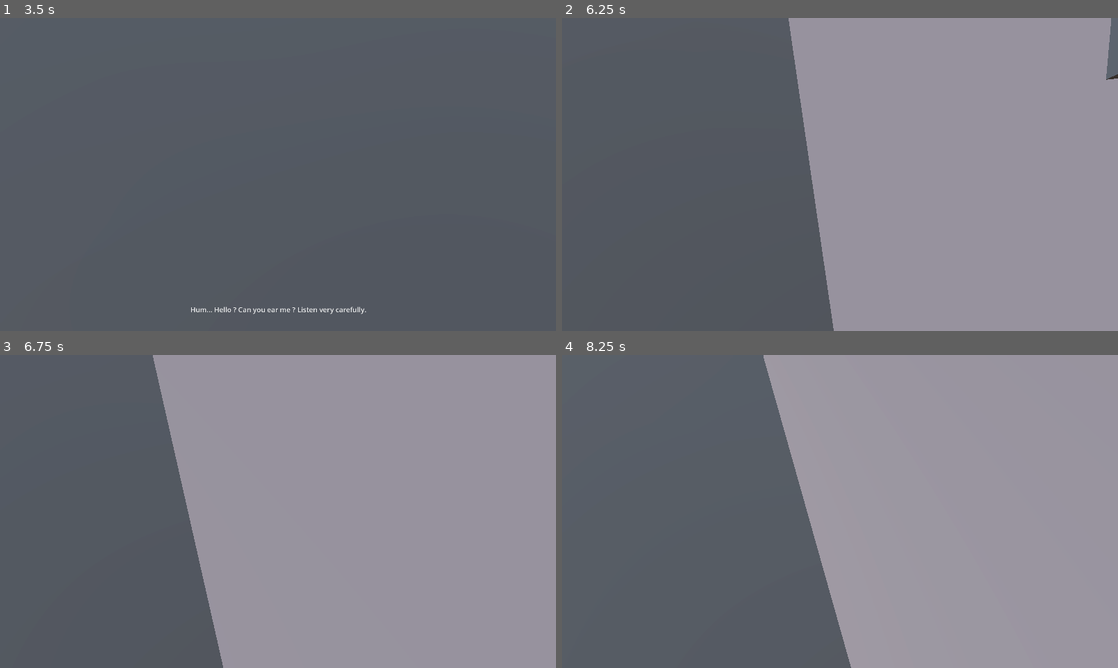
Above: before the commit, frames 1-4 (two rows, left to right).
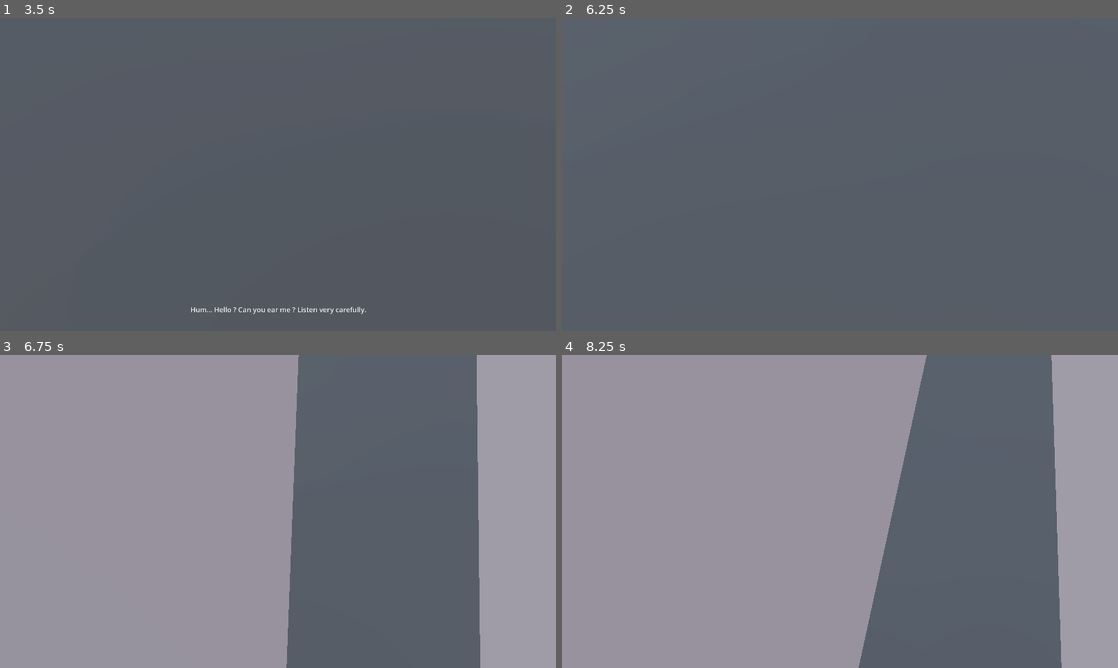
Above: after the commit, the same moments.

Repository: Matteo-Grellier/Dont-go-through-that-door
Game: Godot game, scene res://Scenes/Menus/main_menu.tscn
Two runs of this game, one before a commit and one after it. Both use one fixed random seed, a clock stepped at 60 frames per second and the inputs below. Before the commit the project has no main scene; this scene is started directly in both runs. Sound files missing from this copy of the repository are replaced by a short silence.
Inputs (mouse positions are in pixels of both pictures, inside the frame that each line leads up to):
- Up to frame 1 (3.5 s): click "OPTIONS" at 0.5 s; click "⬅ GO BACK" at 1.25 s; click "START GAME" at 2 s; click "START GAME" at 2.75 s
- Up to frame 2 (6.25 s): tap Enter (ui_accept) at 3.5, 3.77, 4.25, 4.52, 5.75, 6.02 s; move the mouse to (962, 158) at 3.52 s; hold D (right) 3.53-4.28 s; click (962, 158) at 3.6 s; move the mouse to (812, 174) at 4.27 s; hold W (forward) from 4.28 s (still down); click (812, 174) at 4.35 s; move the mouse to (851, 168) at 5.02 s; click (851, 168) at 5.1 s; move the mouse to (834, 180) at 5.77 s; click (834, 180) at 5.85 s
- Up to frame 3 (6.75 s): keep holding W (forward); move the mouse to (316, 514) at 6.52 s; click (316, 514) at 6.6 s
- Up to frame 4 (8.25 s): tap Enter (ui_accept) at 6.77, 8 s; tap Escape (ui_cancel) at 7.15 s; release W (forward) at 7.25 s; click (840, 489) at 7.25 s, where only the run after the commit has a clickable "RESUME"; move the mouse to (795, 508) at 8.02 s; hold W (forward) from 8.03 s (still down); click (795, 508) at 8.1 s

Frame 1 is identical in both runs. In frame 2, 55% of the frame differs, in the area x 40-100%, y 0-100%; in frame 3, 67%; in frame 4, 74%, in the area x 0-90%, y 0-100%.

Commit message:
:lipstick: Add pause menu

Diff:
--- a/Scenes/Menus/main_menu.tscn
+++ b/Scenes/Menus/main_menu.tscn
@@ -386,7 +386,7 @@
 mesh = SubResource("ArrayMesh_3naid")
 skeleton = NodePath("")
 
-[node name="CanvasLayer" type="Control" parent="."]
+[node name="Control" type="Control" parent="."]
 layout_mode = 3
 anchors_preset = 15
 anchor_right = 1.0
@@ -395,7 +395,7 @@
 grow_vertical = 2
 theme = ExtResource("1_a268r")
 
-[node name="MainMenuContent" type="VBoxContainer" parent="CanvasLayer"]
+[node name="MainMenuContent" type="VBoxContainer" parent="Control"]
 layout_mode = 1
 offset_left = 250.0
 offset_top = 150.0
@@ -403,35 +403,35 @@
 offset_bottom = 671.0
 theme_override_constants/separation = 150
 
-[node name="TextureRect" type="TextureRect" parent="CanvasLayer/MainMenuContent"]
+[node name="TextureRect" type="TextureRect" parent="Control/MainMenuContent"]
 texture_filter = 1
 layout_mode = 2
 texture = ExtResource("5_xhtsu")
 
-[node name="Options" parent="CanvasLayer/MainMenuContent" instance=ExtResource("8_a4i26")]
+[node name="Options" parent="Control/MainMenuContent" instance=ExtResource("8_a4i26")]
 visible = false
 layout_mode = 2
 
-[node name="MenuButtons" type="VBoxContainer" parent="CanvasLayer/MainMenuContent"]
+[node name="MenuButtons" type="VBoxContainer" parent="Control/MainMenuContent"]
 layout_mode = 2
 alignment = 1
 
-[node name="StartGameButton" type="Button" parent="CanvasLayer/MainMenuContent/MenuButtons"]
+[node name="StartGameButton" type="Button" parent="Control/MainMenuContent/MenuButtons"]
 layout_mode = 2
 text = "START GAME"
 flat = true
 
-[node name="OptionsButton" type="Button" parent="CanvasLayer/MainMenuContent/MenuButtons"]
+[node name="OptionsButton" type="Button" parent="Control/MainMenuContent/MenuButtons"]
 layout_mode = 2
 text = "OPTIONS"
 flat = true
 
-[node name="QuitButton" type="Button" parent="CanvasLayer/MainMenuContent/MenuButtons"]
+[node name="QuitButton" type="Button" parent="Control/MainMenuContent/MenuButtons"]
 layout_mode = 2
 text = "QUIT"
 flat = true
 
-[node name="ColorRect" type="ColorRect" parent="CanvasLayer"]
+[node name="ColorRect" type="ColorRect" parent="Control"]
 visible = false
 layout_mode = 1
 anchors_preset = 15
@@ -441,7 +441,7 @@
 grow_vertical = 2
 color = Color(0.00784314, 0.00784314, 0.00784314, 1)
 
-[connection signal="go_back" from="CanvasLayer/MainMenuContent/Options" to="." method="_on_options_go_back"]
-[connection signal="pressed" from="CanvasLayer/MainMenuContent/MenuButtons/StartGameButton" to="." method="_on_start_game_button_pressed"]
-[connection signal="pressed" from="CanvasLayer/MainMenuContent/MenuButtons/OptionsButton" to="." method="_on_options_button_pressed"]
-[connection signal="pressed" from="CanvasLayer/MainMenuContent/MenuButtons/QuitButton" to="." method="_on_quit_button_pressed"]
+[connection signal="go_back" from="Control/MainMenuContent/Options" to="." method="_on_options_go_back"]
+[connection signal="pressed" from="Control/MainMenuContent/MenuButtons/StartGameButton" to="." method="_on_start_game_button_pressed"]
+[connection signal="pressed" from="Control/MainMenuContent/MenuButtons/OptionsButton" to="." method="_on_options_button_pressed"]
+[connection signal="pressed" from="Control/MainMenuContent/MenuButtons/QuitButton" to="." method="_on_quit_button_pressed"]
--- /dev/null
+++ b/Scenes/Menus/pause_menu.tscn
@@ -0,0 +1,97 @@
+[gd_scene load_steps=5 format=3 uid="uid://bli3pnmylkvvr"]
+
+[ext_resource type="Theme" uid="uid://cgmxss60dp2dp" path="res://Ressources/Themes/main_theme.tres" id="1_lmjjk"]
+[ext_resource type="Script" path="res://Scripts/Menus/pause_menu.gd" id="2_aqo0u"]
+[ext_resource type="FontFile" uid="uid://qa4btte8wh7u" path="res://Ressources/Fonts/Lexend-Black.ttf" id="2_f1uuc"]
+[ext_resource type="PackedScene" uid="uid://dxd8uroqvbmrv" path="res://Scenes/Menus/options.tscn" id="4_27ox6"]
+
+[node name="PauseMenu" type="Control"]
+process_mode = 3
+layout_mode = 3
+anchors_preset = 15
+anchor_right = 1.0
+anchor_bottom = 1.0
+grow_horizontal = 2
+grow_vertical = 2
+theme = ExtResource("1_lmjjk")
+script = ExtResource("2_aqo0u")
+
+[node name="Background" type="ColorRect" parent="."]
+layout_mode = 1
+anchors_preset = 15
+anchor_right = 1.0
+anchor_bottom = 1.0
+grow_horizontal = 2
+grow_vertical = 2
+color = Color(0.0392157, 0.0392157, 0.0392157, 0.470588)
+
+[node name="MarginTitle" type="MarginContainer" parent="."]
+layout_mode = 1
+anchors_preset = 5
+anchor_left = 0.5
+anchor_right = 0.5
+offset_left = -201.5
+offset_right = 201.5
+offset_bottom = 120.0
+grow_horizontal = 2
+theme_override_constants/margin_top = 50
+
+[node name="Title" type="Label" parent="MarginTitle"]
+layout_mode = 2
+size_flags_vertical = 0
+theme_override_fonts/font = ExtResource("2_f1uuc")
+theme_override_font_sizes/font_size = 80
+text = "- PAUSE -"
+horizontal_alignment = 1
+
+[node name="Options" parent="." instance=ExtResource("4_27ox6")]
+visible = false
+layout_mode = 1
+anchors_preset = 8
+anchor_left = 0.5
+anchor_top = 0.5
+anchor_right = 0.5
+anchor_bottom = 0.5
+offset_left = -200.0
+offset_top = -130.5
+offset_right = 200.0
+offset_bottom = 130.5
+grow_horizontal = 2
+grow_vertical = 2
+
+[node name="PauseMenuButtons" type="VBoxContainer" parent="."]
+layout_mode = 1
+anchors_preset = 8
+anchor_left = 0.5
+anchor_top = 0.5
+anchor_right = 0.5
+anchor_bottom = 0.5
+offset_left = -82.0
+offset_top = -26.5
+offset_right = 82.0
+offset_bottom = 26.5
+grow_horizontal = 2
+grow_vertical = 2
+size_flags_vertical = 4
+theme_override_constants/separation = 22
+alignment = 1
+
+[node name="ResumeButton" type="Button" parent="PauseMenuButtons"]
+layout_mode = 2
+text = "RESUME"
+flat = true
+
+[node name="Options" type="Button" parent="PauseMenuButtons"]
+layout_mode = 2
+text = "OPTIONS"
+flat = true
+
+[node name="QuitButton" type="Button" parent="PauseMenuButtons"]
+layout_mode = 2
+text = "QUIT"
+flat = true
+
+[connection signal="go_back" from="Options" to="." method="_on_options_go_back"]
+[connection signal="pressed" from="PauseMenuButtons/ResumeButton" to="." method="_on_resume_button_pressed"]
+[connection signal="pressed" from="PauseMenuButtons/Options" to="." method="_on_options_pressed"]
+[connection signal="pressed" from="PauseMenuButtons/QuitButton" to="." method="_on_quit_button_pressed"]
--- a/Scenes/Player.tscn
+++ b/Scenes/Player.tscn
@@ -1,8 +1,9 @@
-[gd_scene load_steps=8 format=3 uid="uid://13lmgnknxpgw"]
+[gd_scene load_steps=9 format=3 uid="uid://13lmgnknxpgw"]
 
 [ext_resource type="Script" path="res://Scripts/Player.gd" id="1_kg52k"]
 [ext_resource type="PackedScene" uid="uid://ojxu7sy43qkf" path="res://Scenes/interactor.tscn" id="2_pnebu"]
 [ext_resource type="Shader" path="res://Ressources/Shaders/sobelFilter.gdshader" id="3_gse5d"]
+[ext_resource type="PackedScene" uid="uid://bli3pnmylkvvr" path="res://Scenes/Menus/pause_menu.tscn" id="4_jq78y"]
 
 [sub_resource type="CapsuleMesh" id="CapsuleMesh_kkgcd"]
 
@@ -38,3 +39,7 @@
 transform = Transform3D(1, 0, 0, 0, 1, 0, 0, 0, 1, 0, 0, -0.37109)
 mesh = SubResource("QuadMesh_a8lnb")
 skeleton = NodePath("../..")
+
+[node name="CanvasLayer" type="CanvasLayer" parent="."]
+
+[node name="PauseMenu" parent="CanvasLayer" instance=ExtResource("4_jq78y")]
--- a/Scripts/Menus/main_menu.gd
+++ b/Scripts/Menus/main_menu.gd
@@ -1,13 +1,15 @@
 extends CanvasLayer
 
 @onready var main_scene: PackedScene = load("res://Scenes/dev_spawn.tscn")
-@onready var color_rect: ColorRect = $CanvasLayer/ColorRect
-@onready var options := $CanvasLayer/MainMenuContent/Options
-@onready var menu_buttons := $CanvasLayer/MainMenuContent/MenuButtons
+@onready var color_rect: ColorRect = $Control/ColorRect
+@onready var options := $Control/MainMenuContent/Options
+@onready var menu_buttons := $Control/MainMenuContent/MenuButtons
 
 var tween: Tween
 # Called when the node enters the scene tree for the first time.
 func _ready():
+	Input.set_mouse_mode(Input.MOUSE_MODE_VISIBLE)
+
 	if(tween != null):
 		tween.kill()
 	tween = create_tween()
--- /dev/null
+++ b/Scripts/Menus/pause_menu.gd
@@ -0,0 +1,49 @@
+extends Control
+
+@onready var main_menu_scene: PackedScene = load("res://Scenes/Menus/main_menu.tscn")
+@onready var option_menu: VBoxContainer = $Options
+@onready var pause_menu_buttons: VBoxContainer = $PauseMenuButtons
+
+var is_pause_menu_enabled = false
+
+# Called when the node enters the scene tree for the first time.
+func _ready():
+	visible = false
+
+func _unhandled_input(event: InputEvent):
+	if event.is_action_pressed("ui_cancel"):
+		change_menu_state()
+
+# Called every frame. 'delta' is the elapsed time since the previous frame.
+func _process(delta):
+	pass
+
+func change_menu_state():
+	is_pause_menu_enabled = !is_pause_menu_enabled
+
+	if is_pause_menu_enabled:
+		Input.set_mouse_mode(Input.MOUSE_MODE_VISIBLE)
+		get_tree().paused = true
+		visible = true
+	else:
+		Input.set_mouse_mode(Input.MOUSE_MODE_CAPTURED)
+		get_tree().paused = false
+		visible = false
+
+func _on_resume_button_pressed():
+	change_menu_state()
+
+
+func _on_options_pressed():
+	option_menu.visible = true
+	pause_menu_buttons.visible = false
+
+
+func _on_quit_button_pressed():
+	change_menu_state()
+	get_tree().change_scene_to_packed(main_menu_scene)
+
+
+func _on_options_go_back():
+	option_menu.visible = false
+	pause_menu_buttons.visible = true
--- a/Scripts/Player.gd
+++ b/Scripts/Player.gd
@@ -10,11 +10,10 @@
 @onready var neck:Node3D = $Neck
 @onready var camera:Camera3D = $Neck/Camera3D
 
+func _ready():
+	Input.set_mouse_mode(Input.MOUSE_MODE_CAPTURED)
+
 func _unhandled_input(event: InputEvent) -> void:
-	if event is InputEventMouseButton:
-		Input.set_mouse_mode(Input.MOUSE_MODE_CAPTURED)
-	elif event.is_action_pressed("ui_cancel"):
-		Input.set_mouse_mode(Input.MOUSE_MODE_VISIBLE)
 	if Input.get_mouse_mode() == Input.MOUSE_MODE_CAPTURED:
 		if event is InputEventMouseMotion:
 			neck.rotate_y(-event.relative.x * sensitivity)
--- a/project.godot
+++ b/project.godot
@@ -11,6 +11,7 @@
 [application]
 
 config/name="Dont-go-through-that-door"
+run/main_scene="res://Scenes/Menus/main_menu.tscn"
 config/features=PackedStringArray("4.2", "Forward Plus")
 config/icon="res://icon.svg"
 
